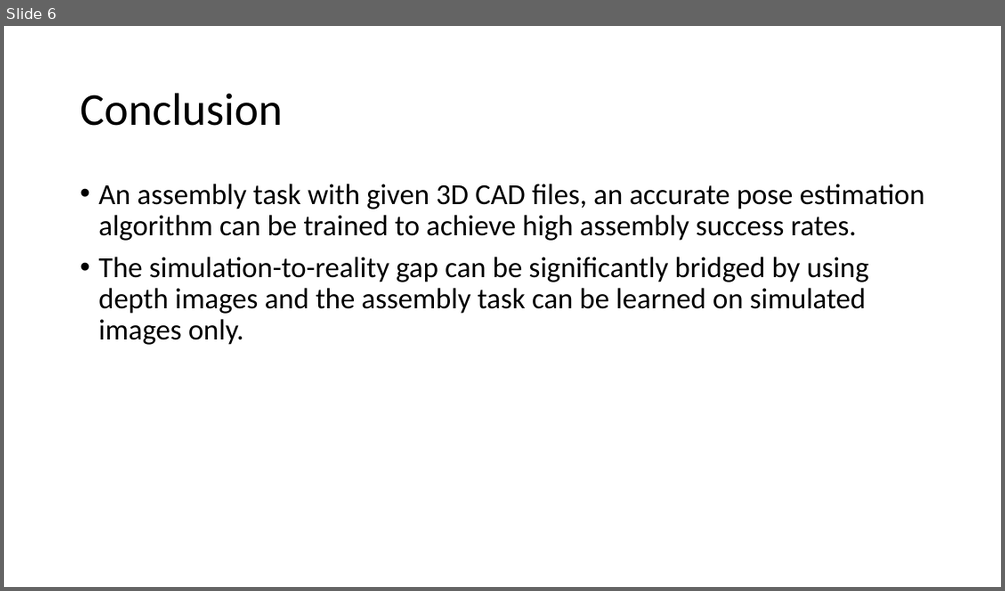
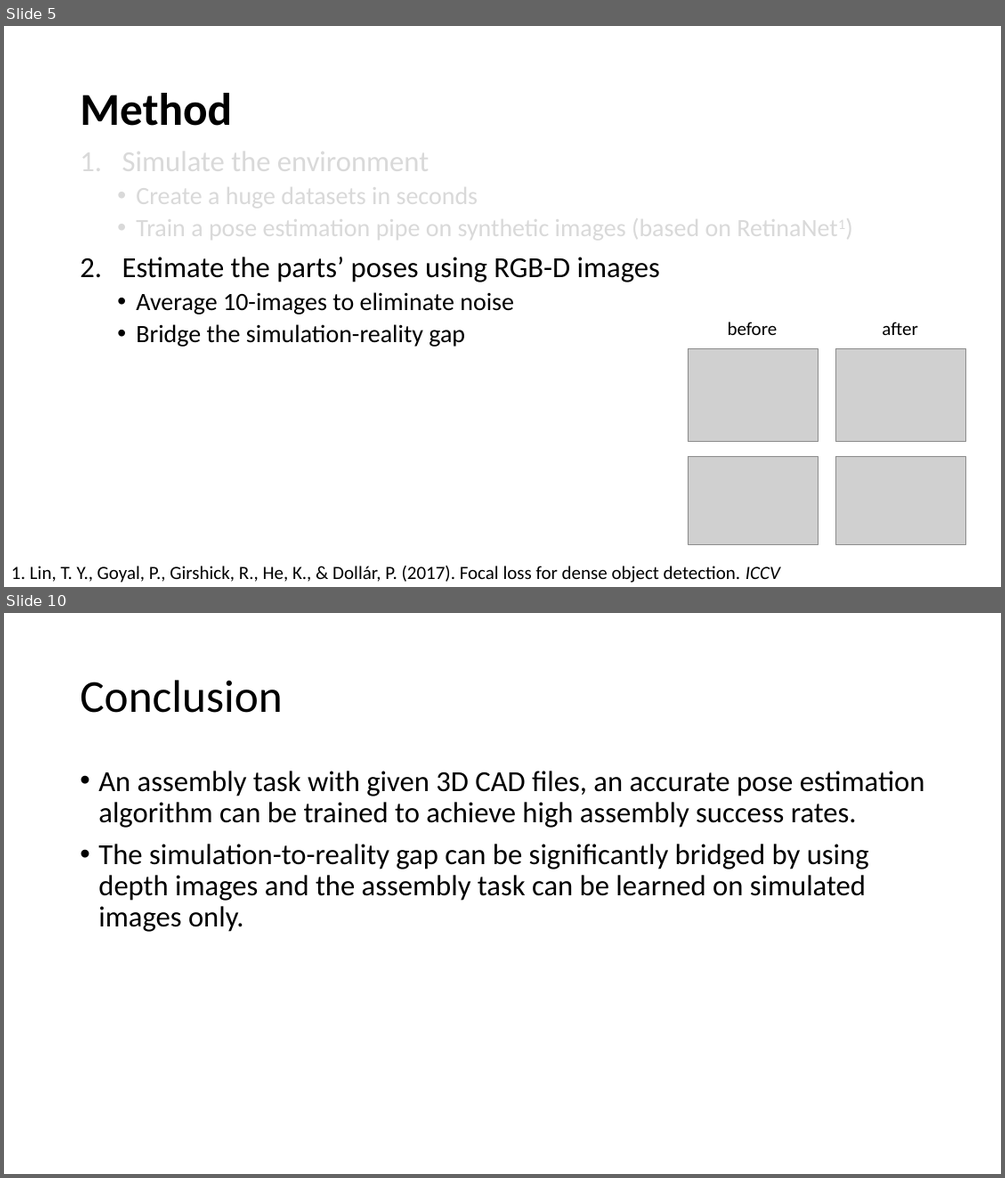
Before and after one commit to farjon/IRS_course, a slide deck: FinalProject/FinalProject.pptx. Shown one above the other, each under a label of ours: slide 6 before the commit, slides 5 and 10 after it; the slides between them are not shown. The pictures are 1005x591 and 1005x1178 pixels, drawn with LibreOffice and Linux fonts; fonts in the diff are those of the drawing; grey boxes stand for pictures. Boxes give left, top, right and bottom in pixels: in the first picture for what was removed or moved away, otherwise in the second. Text is boxed around its words. In the diff, an @@ line names an element or a change of style, - is before the commit and + after.

```diff
--- a/FinalProject/FinalProject.pptx
+++ b/FinalProject/FinalProject.pptx
@@ slide 5 added at box(4, 26, 1001, 587), background #FFFFFF @@
@@ title added at box(80, 93, 232, 126), 44 pt, text #000000, bold @@
+Method
@@ text added at box(122, 143, 731, 346), 24 pt, text #D9D9D9 @@
+1. Simulate the environment
+  • Create a huge datasets in seconds
+  • Train a pose estimation pipe on synthetic images (based on RetinaNet1)
+2. Estimate the parts’ poses using RGB-D images
+  • Average 10-images to eliminate noise
+  • Bridge the simulation-reality gap
@@ text added at box(728, 321, 777, 335), 18 pt, text #000000 @@
+before
@@ text added at box(882, 321, 917, 335), 18 pt, text #000000 @@
+after
@@ picture added at box(688, 349, 817, 442) @@
@@ picture added at box(835, 349, 966, 442) @@
@@ picture added at box(688, 456, 817, 544) @@
@@ picture added at box(835, 456, 966, 544) @@
@@ text added at box(11, 565, 780, 582), 18 pt, text #000000 @@
+1. Lin, T. Y., Goyal, P., Girshick, R., He, K., & Dollár, P. (2017). Focal loss for dense object detection. ICCV
@@ what was slide 6 is now slide 10 @@
```
Also in this commit, not shown: 5 slides changed, 4 other slides added, 1 slide removed, 10 other files.
